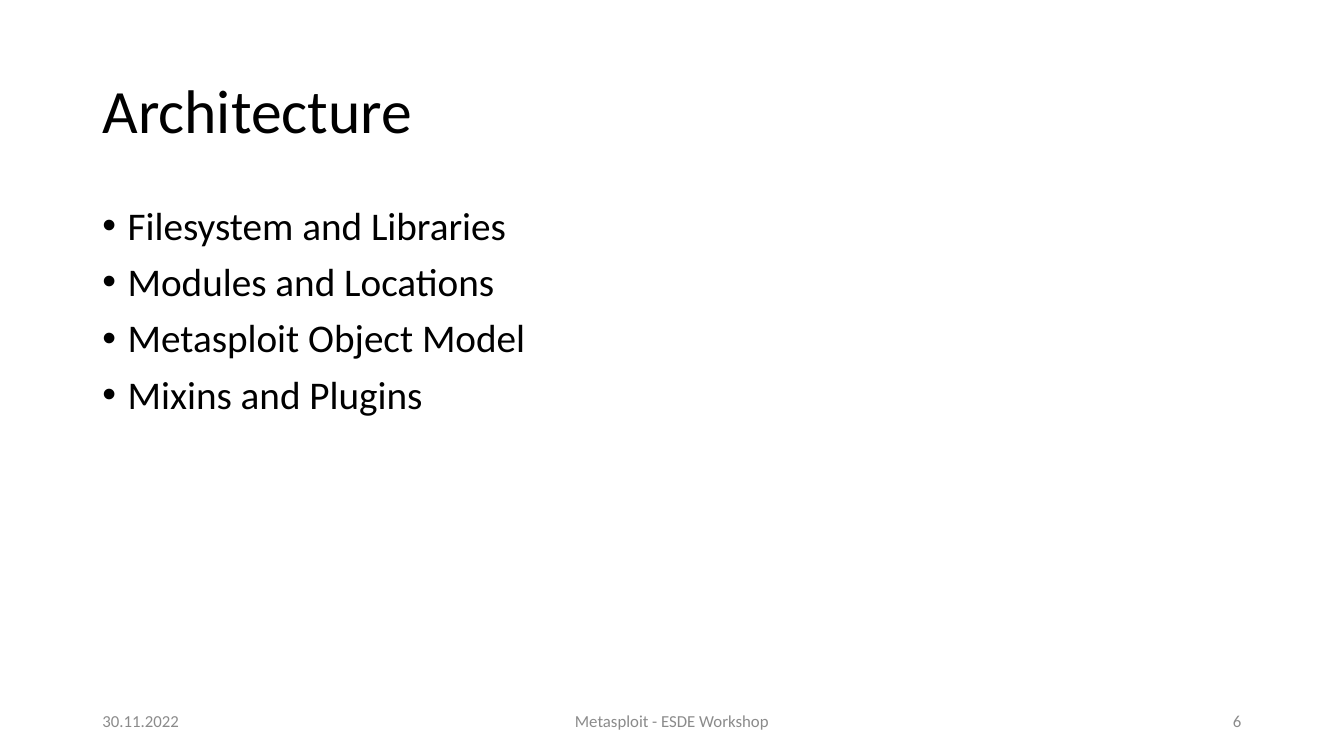
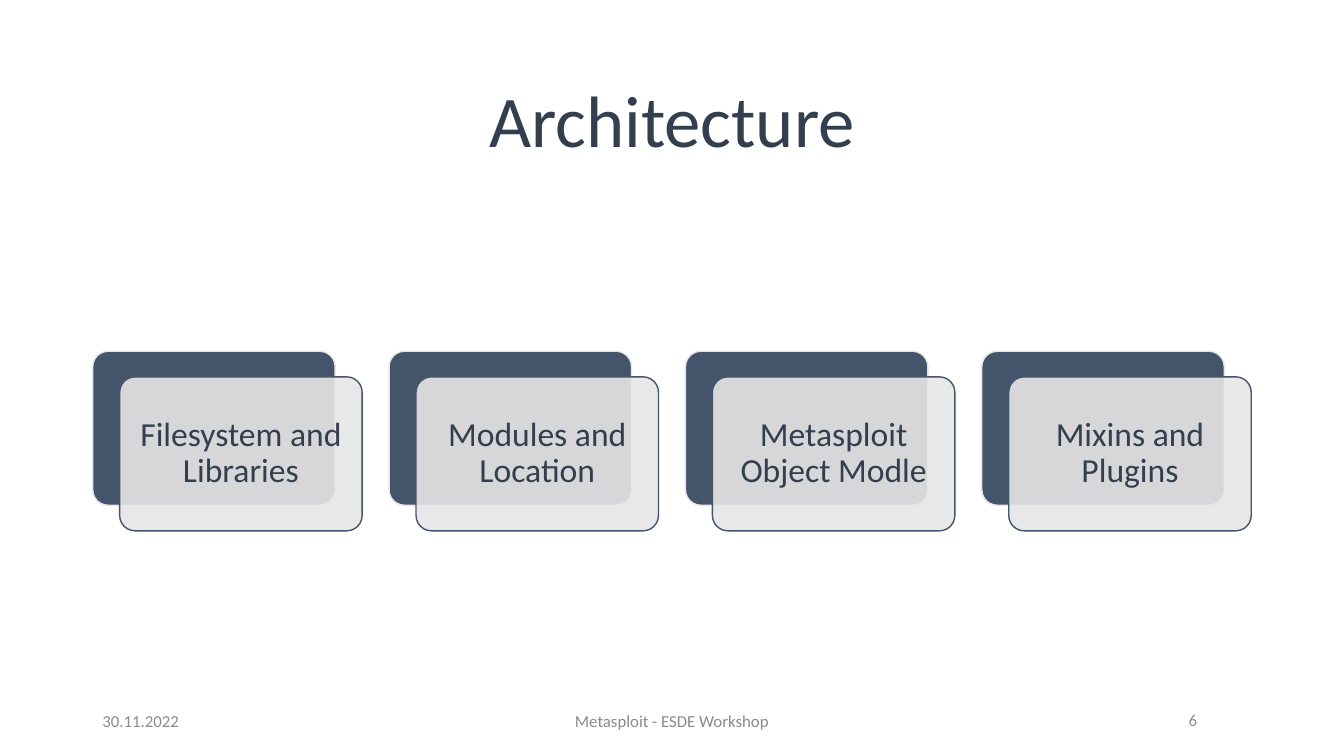
Before and after one commit to sebivenlo/ESDE_Metasploit_2022, a slide deck: slide 6 of presentation.pptx. Drawn at 1344x756 pixels with LibreOffice and Linux fonts; fonts in the diff are those of the drawing. Boxes give left, top, right and bottom in pixels: in the first picture for what was removed or moved away, otherwise in the second. Text is boxed around its words. In the diff, an @@ line names an element or a change of style, - is before the commit and + after.

```diff
--- a/presentation.pptx
+++ b/presentation.pptx
@@ title "Architecture": place and size @@
-title "Architecture" at [102,90,411,134]
+title "Architecture" at [489,96,855,148]
@@ title "Architecture" at [489,96,855,148]: size 44 to 52 pt, text colour #000000 to #333F50; alignment left to centre @@
@@ text removed at [128,212,525,416] @@
-• Filesystem and Libraries
-• Modules and Locations
-• Metasploit Object Model
-• Mixins and Plugins
@@ group added at [93,352,1252,531]: 8 rounded rectangles, 4 texts @@
+Filesystem and Libraries
+Modules and Location
+Metasploit Object Modle
+Mixins and Plugins
@@ page number: place and size @@
-page number at [1233,716,1241,727]
+page number at [950,701,1252,741]
@@ page number at [950,701,1252,741]: line spacing 1 to 0.9; more space between paragraphs @@
```
Also in this commit, not shown: 9 other slides changed, 10 slides removed.
